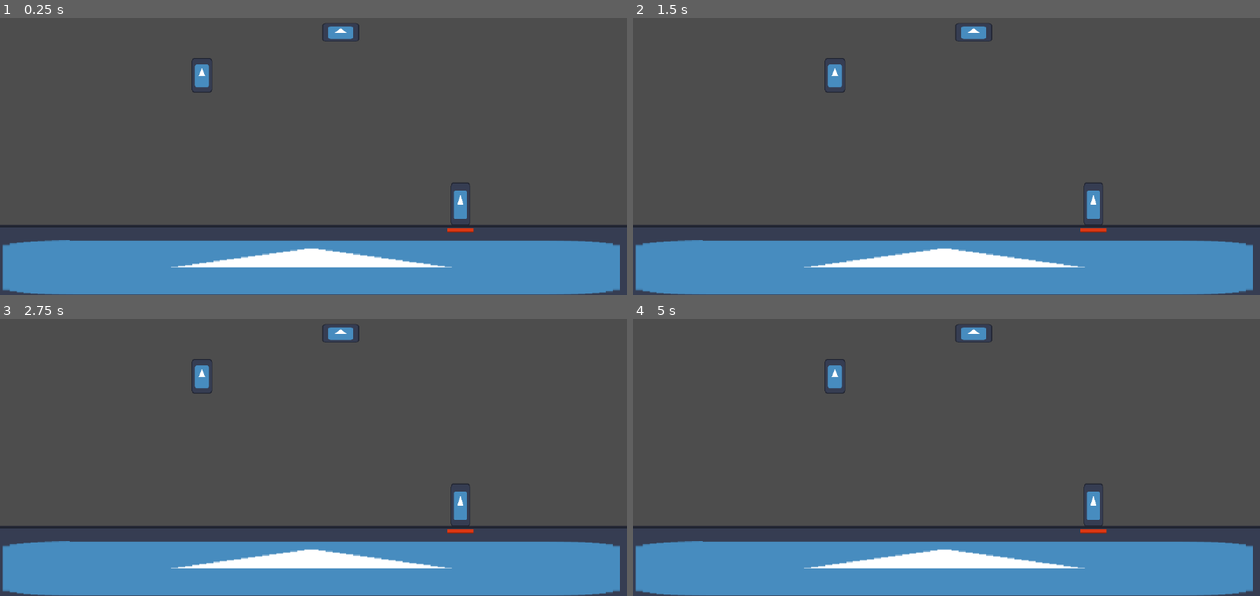
Above: before the commit, frames 1-4 (two rows, left to right).
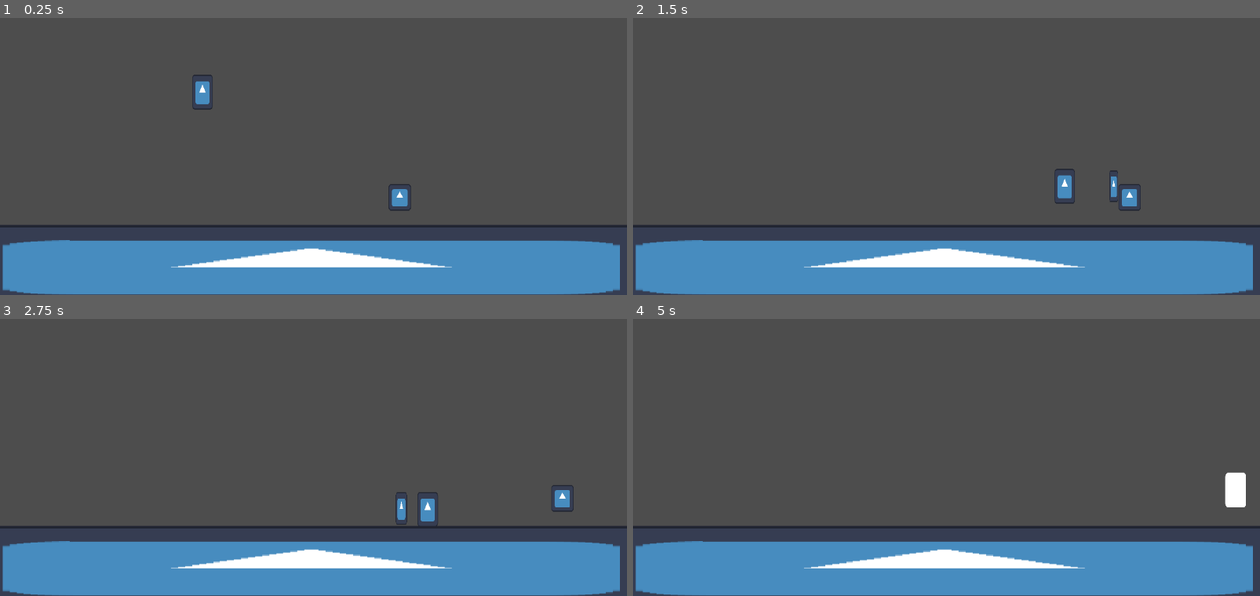
Above: after the commit, the same moments.

Repository: SamHam251/Tutle
Game: Godot game, scene res://scenes/game.tscn
Same seed, same stepped clock (60 frames per second), same inputs: the game is played once before the commit and once after it. The engine's default icon, where the game draws it, is replaced by a stand-in: a white triangle on a blue panel in a dark square.
Inputs (mouse positions are in pixels of both pictures, inside the frame that each line leads up to):
- Up to frame 1 (0.25 s): no input
- Up to frame 2 (1.5 s): tap Enter (ui_accept) at 0.5, 0.77 s; move the mouse to (1084, 101) at 0.52 s; press the mouse at (1084, 101) at 0.53 s; hold Right (ui_right) from 0.53 s (still down); right-click (1084, 101) at 0.6 s; move the mouse to (821, 137) at 1.27 s; release the mouse at (821, 137) at 1.28 s; click (821, 137) at 1.35 s
- Up to frame 3 (2.75 s): tap Enter (ui_accept) at 1.52 s; right-click (188, 438) at 1.55 s; move the mouse to (376, 341) at 2.02 s; release Right (ui_right) at 2.03 s; press the mouse at (376, 341) at 2.03 s; hold Left (ui_left) from 2.03 s (still down); right-click (376, 341) at 2.1 s
- Up to frame 4 (5 s): move the mouse to (915, 490) at 2.77 s; release Left (ui_left) at 2.78 s; release the mouse at (915, 490) at 2.78 s; hold Right (ui_right) 2.78-4.28 s; click (915, 490) at 2.85 s; tap Enter (ui_accept) at 3.02, 3.77, 4.25, 4.52 s; right-click (915, 490) at 3.05 s; move the mouse to (1134, 471) at 3.52 s; press the mouse at (1134, 471) at 3.53 s; right-click (1134, 471) at 3.6 s; move the mouse to (758, 366) at 4.27 s; release the mouse at (758, 366) at 4.28 s; hold Left (ui_left) from 4.28 s (still down); click (758, 366) at 4.35 s; right-click (758, 366) at 4.55 s

The runs differ from the first frame. In frame 1, 1.2% of the frame differs, in the area x 30-76%, y 1-78%; in frame 2, 1.4%; in frame 3, 1.4%, in the area x 30-92%, y 1-78%; in frame 4, 1.3%.
Error before the commit: Attempt to call function 'is_stopped' in base 'null instance' on a null instance. (res://scripts/character_body_2d.gd:31)

Commit message:
Merge Fix
re did all my work fuck you github

Diff:
--- a/project.godot
+++ b/project.godot
@@ -30,9 +30,46 @@
 
 [input]
 
+ui_left={
+"deadzone": 0.5,
+"events": [Object(InputEventKey,"resource_local_to_scene":false,"resource_name":"","device":16,"window_id":0,"alt_pressed":false,"shift_pressed":false,"ctrl_pressed":false,"meta_pressed":false,"pressed":false,"keycode":4194319,"physical_keycode":0,"key_label":0,"unicode":0,"location":0,"echo":false,"script":null)
+, Object(InputEventJoypadButton,"resource_local_to_scene":false,"resource_name":"","device":-1,"button_index":13,"pressure":0.0,"pressed":false,"script":null)
+, Object(InputEventJoypadMotion,"resource_local_to_scene":false,"resource_name":"","device":-1,"axis":0,"axis_value":-1.0,"script":null)
+, Object(InputEventKey,"resource_local_to_scene":false,"resource_name":"","device":-1,"window_id":0,"alt_pressed":false,"shift_pressed":false,"ctrl_pressed":false,"meta_pressed":false,"pressed":false,"keycode":0,"physical_keycode":65,"key_label":0,"unicode":97,"location":0,"echo":false,"script":null)
+]
+}
+ui_right={
+"deadzone": 0.5,
+"events": [Object(InputEventKey,"resource_local_to_scene":false,"resource_name":"","device":16,"window_id":0,"alt_pressed":false,"shift_pressed":false,"ctrl_pressed":false,"meta_pressed":false,"pressed":false,"keycode":4194321,"physical_keycode":0,"key_label":0,"unicode":0,"location":0,"echo":false,"script":null)
+, Object(InputEventJoypadButton,"resource_local_to_scene":false,"resource_name":"","device":-1,"button_index":14,"pressure":0.0,"pressed":false,"script":null)
+, Object(InputEventJoypadMotion,"resource_local_to_scene":false,"resource_name":"","device":-1,"axis":0,"axis_value":1.0,"script":null)
+, Object(InputEventKey,"resource_local_to_scene":false,"resource_name":"","device":-1,"window_id":0,"alt_pressed":false,"shift_pressed":false,"ctrl_pressed":false,"meta_pressed":false,"pressed":false,"keycode":0,"physical_keycode":68,"key_label":0,"unicode":100,"location":0,"echo":false,"script":null)
+]
+}
+ui_up={
+"deadzone": 0.5,
+"events": [Object(InputEventKey,"resource_local_to_scene":false,"resource_name":"","device":16,"window_id":0,"alt_pressed":false,"shift_pressed":false,"ctrl_pressed":false,"meta_pressed":false,"pressed":false,"keycode":4194320,"physical_keycode":0,"key_label":0,"unicode":0,"location":0,"echo":false,"script":null)
+, Object(InputEventJoypadButton,"resource_local_to_scene":false,"resource_name":"","device":-1,"button_index":11,"pressure":0.0,"pressed":false,"script":null)
+, Object(InputEventJoypadMotion,"resource_local_to_scene":false,"resource_name":"","device":-1,"axis":1,"axis_value":-1.0,"script":null)
+, Object(InputEventKey,"resource_local_to_scene":false,"resource_name":"","device":-1,"window_id":0,"alt_pressed":false,"shift_pressed":false,"ctrl_pressed":false,"meta_pressed":false,"pressed":false,"keycode":0,"physical_keycode":87,"key_label":0,"unicode":119,"location":0,"echo":false,"script":null)
+]
+}
+ui_down={
+"deadzone": 0.5,
+"events": [Object(InputEventKey,"resource_local_to_scene":false,"resource_name":"","device":16,"window_id":0,"alt_pressed":false,"shift_pressed":false,"ctrl_pressed":false,"meta_pressed":false,"pressed":false,"keycode":4194322,"physical_keycode":0,"key_label":0,"unicode":0,"location":0,"echo":false,"script":null)
+, Object(InputEventJoypadButton,"resource_local_to_scene":false,"resource_name":"","device":-1,"button_index":12,"pressure":0.0,"pressed":false,"script":null)
+, Object(InputEventJoypadMotion,"resource_local_to_scene":false,"resource_name":"","device":-1,"axis":1,"axis_value":1.0,"script":null)
+, Object(InputEventKey,"resource_local_to_scene":false,"resource_name":"","device":-1,"window_id":0,"alt_pressed":false,"shift_pressed":false,"ctrl_pressed":false,"meta_pressed":false,"pressed":false,"keycode":0,"physical_keycode":83,"key_label":0,"unicode":115,"location":0,"echo":false,"script":null)
+]
+}
 Parry={
 "deadzone": 0.2,
 "events": [Object(InputEventMouseButton,"resource_local_to_scene":false,"resource_name":"","device":-1,"window_id":0,"a …(253 unchanged characters)…
+]
+}
+Slash={
+"deadzone": 0.2,
+"events": [Object(InputEventMouseButton,"resource_local_to_scene":false,"resource_name":"","device":-1,"window_id":0,"alt_pressed":false,"shift_pressed":false,"ctrl_pressed":false,"meta_pressed":false,"button_mask":1,"position":Vector2(291, 18),"global_position":Vector2(300, 66),"factor":1.0,"button_index":1,"canceled":false,"pressed":true,"double_click":false,"script":null)
 ]
 }
 
--- a/scenes/enemy_testing.tscn
+++ b/scenes/enemy_testing.tscn
@@ -14,7 +14,7 @@
 
 [node name="Hurtbox" type="Area2D" parent="." unique_id=1341506084]
 position = Vector2(0, 0.5)
-collision_layer = 2
+collision_layer = 5
 
 [node name="CollisionShape2D" type="CollisionShape2D" parent="Hurtbox" unique_id=793722092]
 shape = SubResource("RectangleShape2D_yf5fn")
--- a/scenes/game.tscn
+++ b/scenes/game.tscn
@@ -2,8 +2,7 @@
 
 [ext_resource type="Texture2D" uid="uid://barq67eed08is" path="res://icon.svg" id="1_uwrxv"]
 [ext_resource type="PackedScene" uid="uid://oy67rn0cumj3" path="res://scenes/player.tscn" id="2_yqjtg"]
-[ext_resource type="PackedScene" uid="uid://b5myhbv8ntedf" path="res://scenes/enemy_ground.tscn" id="3_lnu2h"]
-[ext_resource type="PackedScene" uid="uid://cygu13je36f3i" path="res://scenes/enemy_air.tscn" id="4_lbhrr"]
+[ext_resource type="PackedScene" uid="uid://c1kkxundm2afe" path="res://scenes/enemy_testing.tscn" id="3_lnu2h"]
 
 [sub_resource type="RectangleShape2D" id="RectangleShape2D_cvvuu"]
 size = Vector2(1650, 152)
@@ -24,10 +23,6 @@
 [node name="Player" parent="." unique_id=592343652 instance=ExtResource("2_yqjtg")]
 position = Vector2(372, 246)
 scale = Vector2(2, 2)
-collision_mask = 65
 
-[node name="EnemyGround" parent="." unique_id=593195625 instance=ExtResource("3_lnu2h")]
-position = Vector2(846, 455)
-
-[node name="EnemyAir" parent="." unique_id=1416769464 instance=ExtResource("4_lbhrr")]
-position = Vector2(626, 165)
+[node name="EnemyTesting" parent="." unique_id=1303977691 instance=ExtResource("3_lnu2h")]
+position = Vector2(736, 469)
--- a/scenes/player.tscn
+++ b/scenes/player.tscn
@@ -1,94 +1,117 @@
 [gd_scene format=3 uid="uid://oy67rn0cumj3"]
 
 [ext_resource type="Texture2D" uid="uid://barq67eed08is" path="res://icon.svg" id="1_4flbx"]
-[ext_resource type="Script" uid="uid://cl6krmkonue5d" path="res://character_body_2d.gd" id="1_onrkg"]
+[ext_resource type="Script" uid="uid://cl6krmkonue5d" path="res://scripts/character_body_2d.gd" id="1_onrkg"]
 
 [sub_resource type="CapsuleShape2D" id="CapsuleShape2D_g4v7s"]
+radius = 8.0
+
+[sub_resource type="RectangleShape2D" id="RectangleShape2D_g2els"]
+size = Vector2(74, 49.5)
+
+[sub_resource type="RectangleShape2D" id="RectangleShape2D_qhqgy"]
+size = Vector2(44, 29)
+
+[sub_resource type="RectangleShape2D" id="RectangleShape2D_dqkch"]
+size = Vector2(44, 29)
 
 [sub_resource type="RectangleShape2D" id="RectangleShape2D_g4v7s"]
-size = Vector2(19, 29)
+size = Vector2(74, 49.5)
 
-[node name="Player" type="Node2D" unique_id=1982827751]
+[sub_resource type="CapsuleShape2D" id="CapsuleShape2D_cvvuu"]
+radius = 5.0
+height = 22.0
 
-[node name="PlayerBody" type="CharacterBody2D" parent="." unique_id=1280693685]
+[node name="Player" type="CharacterBody2D" unique_id=1298181546 groups=["friendly"]]
 collision_layer = 16
 script = ExtResource("1_onrkg")
 
-[node name="CollisionShape2D" type="CollisionShape2D" parent="PlayerBody" unique_id=187735370]
-shape = SubResource("CapsuleShape2D_g4v7s")
-
-[node name="Sprite2D" type="Sprite2D" parent="PlayerBody" unique_id=261331796]
-position = Vector2(-0.4999981, -1)
+[node name="Sprite2D" type="Sprite2D" parent="." unique_id=261331796]
 scale = Vector2(0.14843751, 0.24999999)
 texture = ExtResource("1_4flbx")
 
-[node name="RightSlash" type="Area2D" parent="PlayerBody" unique_id=848582825]
-collision_mask = 2
+[node name="CollisionShape2D" type="CollisionShape2D" parent="." unique_id=187735370]
+shape = SubResource("CapsuleShape2D_g4v7s")
+
+[node name="RightSlash" type="Area2D" parent="." unique_id=848582825]
+collision_mask = 4
 monitoring = false
 
-[node name="CollisionShape2D" type="CollisionShape2D" parent="PlayerBody/RightSlash" unique_id=101777484]
-position = Vector2(18.5, -1.5)
-shape = SubResource("RectangleShape2D_g4v7s")
+[node name="CollisionShape2D" type="CollisionShape2D" parent="RightSlash" unique_id=101777484]
+position = Vector2(43, -10.25)
+shape = SubResource("RectangleShape2D_g2els")
 
-[node name="RightSlashSprite" type="Sprite2D" parent="PlayerBody/RightSlash" unique_id=1746345610]
+[node name="RightSlashSprite" type="Sprite2D" parent="RightSlash" unique_id=1746345610]
 visible = false
-position = Vector2(24, -1.5000002)
+position = Vector2(45, 0)
 scale = Vector2(0.0625, 0.2265625)
 texture = ExtResource("1_4flbx")
 
-[node name="UpSlash" type="Area2D" parent="PlayerBody" unique_id=1044539735 groups=["SlashHitbox"]]
-collision_mask = 2
+[node name="UpSlash" type="Area2D" parent="." unique_id=1044539735 groups=["SlashHitbox"]]
+collision_mask = 4
 monitoring = false
 
-[node name="CollisionShape2D" type="CollisionShape2D" parent="PlayerBody/UpSlash" unique_id=2042208991]
-position = Vector2(-1, -30)
-shape = SubResource("RectangleShape2D_g4v7s")
+[node name="CollisionShape2D" type="CollisionShape2D" parent="UpSlash" unique_id=2042208991]
+position = Vector2(0, -29)
+shape = SubResource("RectangleShape2D_qhqgy")
 
-[node name="Upslash Sprite" type="Sprite2D" parent="PlayerBody/UpSlash" unique_id=956384904]
+[node name="UpSlashSprite" type="Sprite2D" parent="UpSlash" unique_id=956384904]
 visible = false
 position = Vector2(-1, -40)
 scale = Vector2(0.14843753, 0.07812502)
 texture = ExtResource("1_4flbx")
 
-[node name="Pogo" type="Area2D" parent="PlayerBody" unique_id=1905850997 groups=["SlashHitbox"]]
-collision_mask = 2
+[node name="Pogo" type="Area2D" parent="." unique_id=1905850997 groups=["SlashHitbox"]]
+collision_mask = 4
 monitoring = false
 
-[node name="CollisionShape2D" type="CollisionShape2D" parent="PlayerBody/Pogo" unique_id=450202284]
-position = Vector2(-1, 28)
-shape = SubResource("RectangleShape2D_g4v7s")
+[node name="CollisionShape2D" type="CollisionShape2D" parent="Pogo" unique_id=450202284]
+position = Vector2(0, 28)
+shape = SubResource("RectangleShape2D_dqkch")
 
-[node name="DownslashSprite" type="Sprite2D" parent="PlayerBody/Pogo" unique_id=449076642]
+[node name="DownslashSprite" type="Sprite2D" parent="Pogo" unique_id=449076642]
 visible = false
 position = Vector2(-0.5000012, 39.75)
 scale = Vector2(0.16406249, 0.06640624)
 texture = ExtResource("1_4flbx")
 
-[node name="LeftSlash" type="Area2D" parent="PlayerBody" unique_id=48371204 groups=["SlashHitbox"]]
-collision_mask = 2
+[node name="LeftSlash" type="Area2D" parent="." unique_id=48371204 groups=["SlashHitbox"]]
+collision_mask = 4
 monitoring = false
 
-[node name="CollisionShape2D" type="CollisionShape2D" parent="PlayerBody/LeftSlash" unique_id=2028553016]
-position = Vector2(-19, -1)
+[node name="CollisionShape2D" type="CollisionShape2D" parent="LeftSlash" unique_id=2028553016]
+position = Vector2(-43, -10.25)
 shape = SubResource("RectangleShape2D_g4v7s")
 
-[node name="LeftSlashSprite" type="Sprite2D" parent="PlayerBody/LeftSlash" unique_id=1276492225]
+[node name="LeftSlashSprite" type="Sprite2D" parent="LeftSlash" unique_id=1276492225]
 visible = false
 position = Vector2(-24.125, -0.87499785)
 scale = Vector2(0.08007813, 0.23242189)
 texture = ExtResource("1_4flbx")
 
+[node name="Hurtbox" type="Area2D" parent="." unique_id=1406145690]
+collision_layer = 16
+collision_mask = 64
+
+[node name="CollisionShape2D" type="CollisionShape2D" parent="Hurtbox" unique_id=1910042406]
+shape = SubResource("CapsuleShape2D_cvvuu")
+debug_color = Color(0.99, 0, 0, 0.41960785)
+
 [node name="ParryTimer" type="Timer" parent="." unique_id=839630041]
 wait_time = 0.5
+one_shot = true
+
+[node name="KnockbackTimer" type="Timer" parent="." unique_id=1285912780]
 one_shot = true
 
 [node name="SlashTimer" type="Timer" parent="." unique_id=525837217]
 wait_time = 0.2
 one_shot = true
 
-[connection signal="area_entered" from="PlayerBody/RightSlash" to="PlayerBody" method="_on_right_slash_area_entered"]
-[connection signal="area_entered" from="PlayerBody/UpSlash" to="PlayerBody" method="_on_up_slash_area_entered"]
-[connection signal="area_entered" from="PlayerBody/Pogo" to="PlayerBody" method="_on_pogo_area_entered"]
-[connection signal="area_entered" from="PlayerBody/LeftSlash" to="PlayerBody" method="_on_left_slash_area_entered"]
-[connection signal="timeout" from="ParryTimer" to="PlayerBody" method="_on_parry_timer_timeout"]
-[connection signal="timeout" from="SlashTimer" to="PlayerBody" method="_on_slash_timer_timeout"]
+[connection signal="area_entered" from="RightSlash" to="." method="right_slash"]
+[connection signal="area_entered" from="UpSlash" to="." method="up_slash"]
+[connection signal="area_entered" from="Pogo" to="." method="pogo"]
+[connection signal="area_entered" from="LeftSlash" to="." method="left_slash"]
+[connection signal="area_entered" from="Hurtbox" to="." method="hit_by_enemy"]
+[connection signal="timeout" from="ParryTimer" to="." method="reset_parry"]
+[connection signal="timeout" from="SlashTimer" to="." method="reset_slash"]
--- a/scripts/character_body_2d.gd
+++ b/scripts/character_body_2d.gd
@@ -19,7 +19,7 @@
 @onready var KnockbackTimer = $KnockbackTimer  # when active, disables player controls
 
 func _physics_process(delta: float) -> void:
-	var saved_direction: Vector2 = Input.get_vector("ui_left", "ui_right", "ui_up", "ui_down")
+	saved_direction = Input.get_vector("ui_left", "ui_right", "ui_up", "ui_down")
 	if saved_direction != Vector2.ZERO:
 		facing = saved_direction
 
@@ -45,30 +45,30 @@
 	move_and_slide()
 	#facing directions
 	if Input.is_action_pressed("Slash") and slashable == true:
-		if facing.x > 0:
+		if facing.y > 0:
+			print("Slashed down")
+			slashable = false
+			$Pogo.monitoring = true
+			$Pogo/DownslashSprite.visible = true
+			$SlashTimer.start()
+		elif facing.y < 0:
+			print("Slashed up")
+			slashable = false
+			$UpSlash.monitoring = true
+			$"UpSlash/UpSlashSprite".visible = true
+			$SlashTimer.start()
+		elif facing.x > 0:
 			print("Slashed right")
 			slashable = false
 			$RightSlash.monitoring = true
 			$RightSlash/RightSlashSprite.visible = true
-			$"../SlashTimer".start()
+			$SlashTimer.start()
 		elif facing.x < 0:
 			print("Slashed left")
 			slashable = false
 			$LeftSlash/LeftSlashSprite.visible = true
 			$LeftSlash.monitoring = true
-			$"../SlashTimer".start()
-		elif facing.y > 0:
-			print("Slashed down")
-			slashable = false
-			$Pogo.monitoring = true
-			$Pogo/DownslashSprite.visible = true
-			$"../SlashTimer".start()
-		elif facing.y < 0:
-			print("Slashed up")
-			slashable = false
-			$UpSlash.monitoring = true
-			$"UpSlash/Upslash Sprite".visible = true
-			$"../SlashTimer".start()
+			$SlashTimer.start()
 
 	#parry
 	if Input.is_action_just_pressed("Parry"):
@@ -76,7 +76,7 @@
 		$Sprite2D.modulate = Color(original_color.r * 10, original_color.g * 10, original_color.b * 10, original_color.a)
 		ParryTimer.start()
 
-func _on_parry_timer_timeout() -> void:
+func reset_parry() -> void:
 	$Sprite2D.modulate = original_color
 	Global.parry = false
 	Global.parried = false
@@ -84,34 +84,39 @@
 	#slashing function stuff for directional slashes
 	print("hey")
 
-func _on_slash_timer_timeout() -> void:
+func reset_slash() -> void:  # called when slash timer hits 0
 	$RightSlash.monitoring = false
 	$UpSlash.monitoring = false
 	$Pogo.monitoring = false
 	$LeftSlash.monitoring = false
 	$RightSlash/RightSlashSprite.visible = false
-	$"UpSlash/Upslash Sprite".visible = false
+	$"UpSlash/UpSlashSprite".visible = false
 	$Pogo/DownslashSprite.visible = false
 	$LeftSlash/LeftSlashSprite.visible = false
 	slashable = true
+	print("return")
 
-func _on_left_slash_area_entered(area: Area2D) -> void:
+func left_slash(area: Area2D) -> void:  # called when an enemy hurtbox collides with LeftSlash
 	var enemy = area.get_parent()
+	if enemy == null: return  # shouldnt happen
 	slash_attack(enemy, Vector2.LEFT)
 
-func _on_pogo_area_entered(area: Area2D) -> void:
+func pogo(area: Area2D) -> void:  # called when an enemy hurtbox collides with Pogo
 	var enemy = area.get_parent()
+	if area == null: return
 	slash_attack(enemy, Vector2.DOWN)
 
-func _on_up_slash_area_entered(area: Area2D) -> void:
+func up_slash(area: Area2D) -> void:  # you get the idea
 	var enemy = area.get_parent()
+	if enemy == null: return
 	slash_attack(enemy, Vector2.UP)
 
-func _on_right_slash_area_entered(area: Area2D) -> void:
+func right_slash(area: Area2D) -> void:
 	var enemy = area.get_parent()
+	if enemy == null: return
 	slash_attack(enemy, Vector2.RIGHT)
 
-#func slashing(enemy):
+'''func slashing(enemy):
 	print("slashed")
 	if enemy is Enemy:
 		var diff = enemy.global_position - global_position
@@ -121,22 +126,29 @@
 		else:
 			knockback.y = sign(diff.y) # Purely up (-1) or down (1)
 		enemy.take_damage(damage, knockback*500)
-		lunge_vel = knockback*500
+		lunge_vel = knockback*500'''
 
 func slash_attack(enemy, direction: Vector2):
 	if enemy is Enemy:
 		enemy.take_damage(damage, direction*500)
 		lunge_vel = direction*400
-func _on_left_slash_body_entered(body: Node2D) -> void:
-	Global.enemy_health -= 20
+
+#func _on_left_slash_body_entered(body: Node2D) -> void:
+	#Global.enemy_health -= 20
 
 func update_facing_direction():
-	var direction = Input.get_vector("ui_left", "ui_right", "ui_up", "ui_down")
+	pass
+	# var direction = Input.get_vector("ui_left", "ui_right", "ui_up", "ui_down")
 	#if direction
 	#print(direction)
 
-func hit_by_enemy(area: Area2D) -> void:
+func hit_by_enemy(area: Area2D) -> void:  # calls when the player's hurtbox collides with something from layer 7.
 	if not KnockbackTimer.is_stopped(): return  # this is basically iframes right lol
+
+	if Global.parry:
+		print("Parried an attack")
+		return
+
 	print("agugauguaguaguaga")
 	var enemy = area.get_parent()
 	if enemy == null: return  # this should never happen
--- a/scripts/enemy_testing.gd
+++ b/scripts/enemy_testing.gd
@@ -25,11 +25,11 @@
 	move_and_slide()
 
 #this just determines if your in range to parry the monster
-func _on_hurtbox_body_entered(body: Node2D) -> void:
+func _on_hurtbox_body_entered(_body: Node2D) -> void:
 	in_range = true
 
 #this just determines if your out range to parry the monster
-func _on_hurtbox_body_exited(body: Node2D) -> void:
+func _on_hurtbox_body_exited(_body: Node2D) -> void:
 	in_range = false
 
 #this is the damaging enemies function which lets you combo enemies
